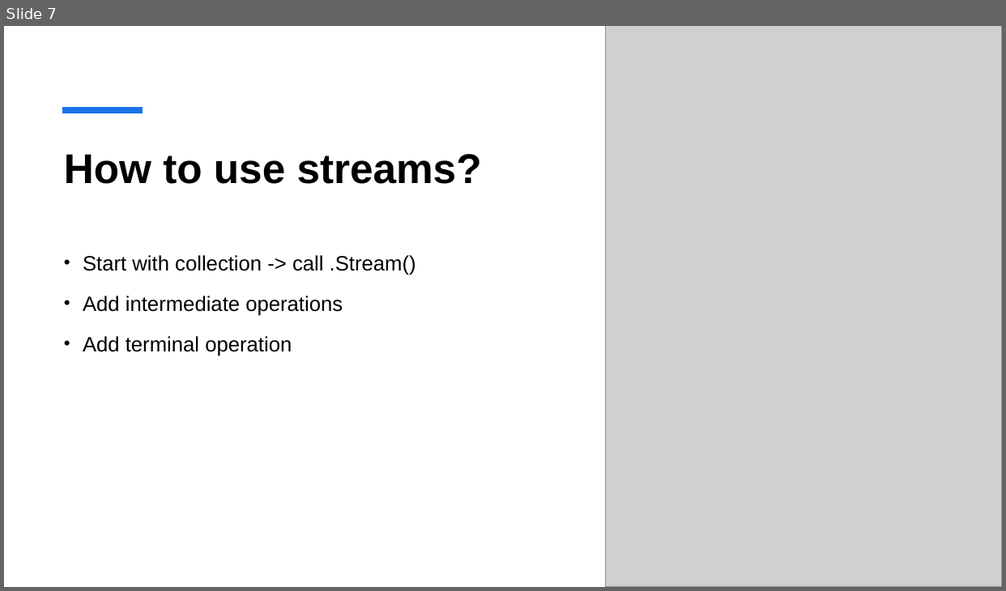
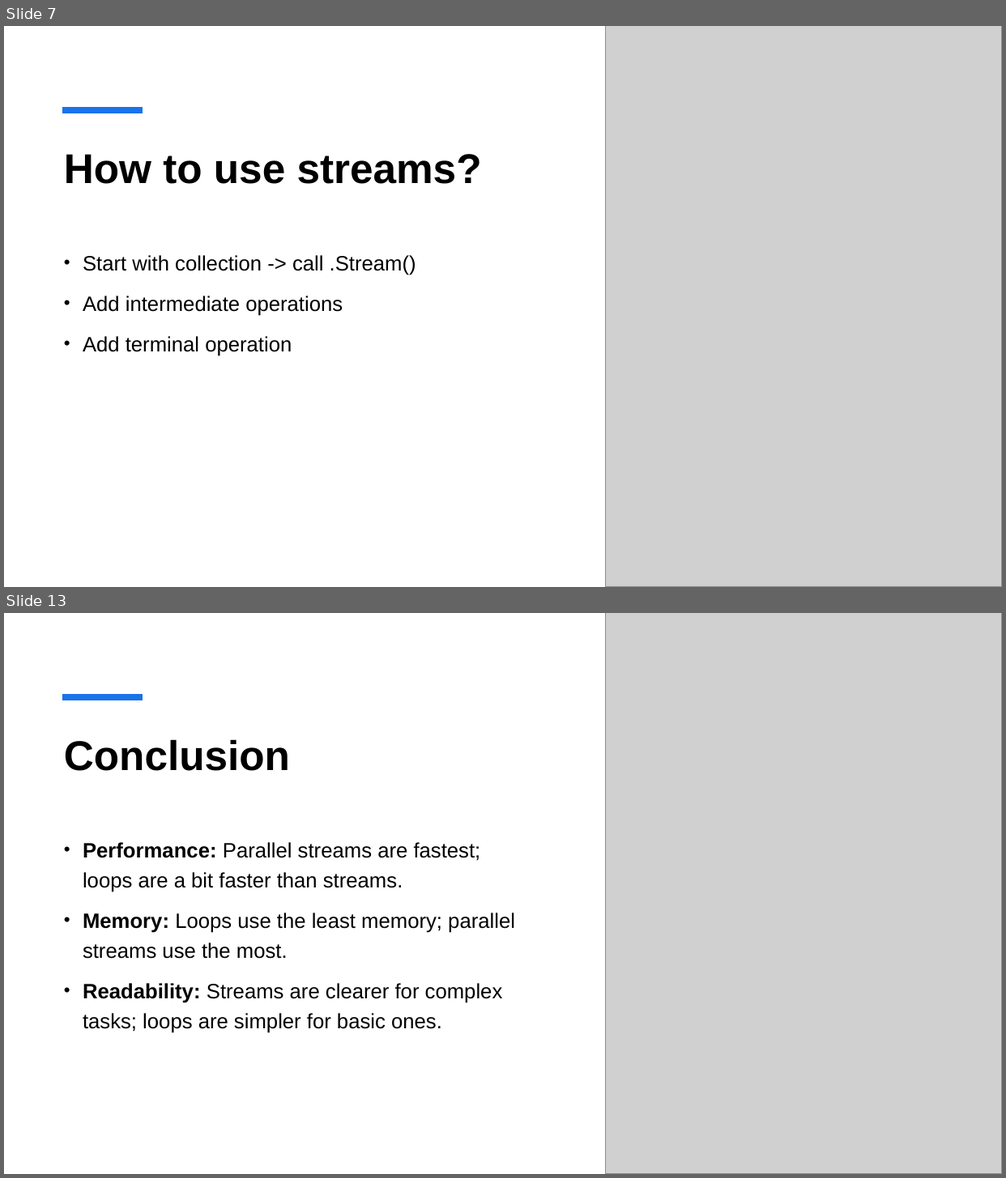
Before and after one commit to StefanBoudri/streams, a slide deck: presentation.pptx. Shown one above the other, each under a label of ours: slide 7 before the commit, slides 7 and 13 after it; the slides between them are not shown. The pictures are 1006x591 and 1006x1178 pixels, drawn with LibreOffice and Linux fonts; fonts in the diff are those of the drawing; grey boxes stand for pictures. Boxes give left, top, right and bottom in pixels: in the first picture for what was removed or moved away, otherwise in the second. Text is boxed around its words. In the diff, an @@ line names an element or a change of style, - is before the commit and + after.

```diff
--- a/presentation.pptx
+++ b/presentation.pptx
@@ slide 13 added at [4, 613, 1002, 1174], background #FFFFFF @@
@@ picture added at [605, 613, 1002, 1174] @@
@@ line added from (62, 697) to (143, 697), #1973EB 6 pt @@
@@ title added at [64, 739, 290, 771], 40 pt, text #000000, bold @@
+Conclusion
@@ text added at [83, 842, 515, 1033], 20 pt, text #000000 @@
+• Performance: Parallel streams are fastest; loops are a bit faster than streams.
+• Memory: Loops use the least memory; parallel streams use the most.
+• Readability: Streams are clearer for complex tasks; loops are simpler for basic ones.
```
Also in this commit, not shown: 5 slides changed, 1 other slide added.
